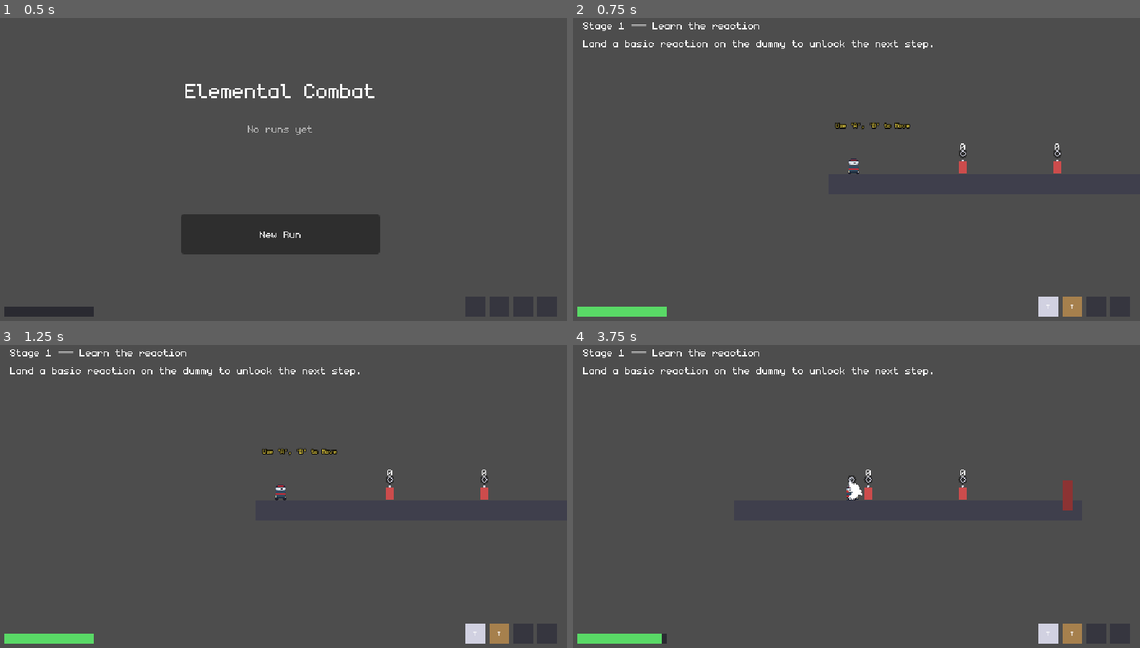
Above: before the commit, frames 1-4 (two rows, left to right).
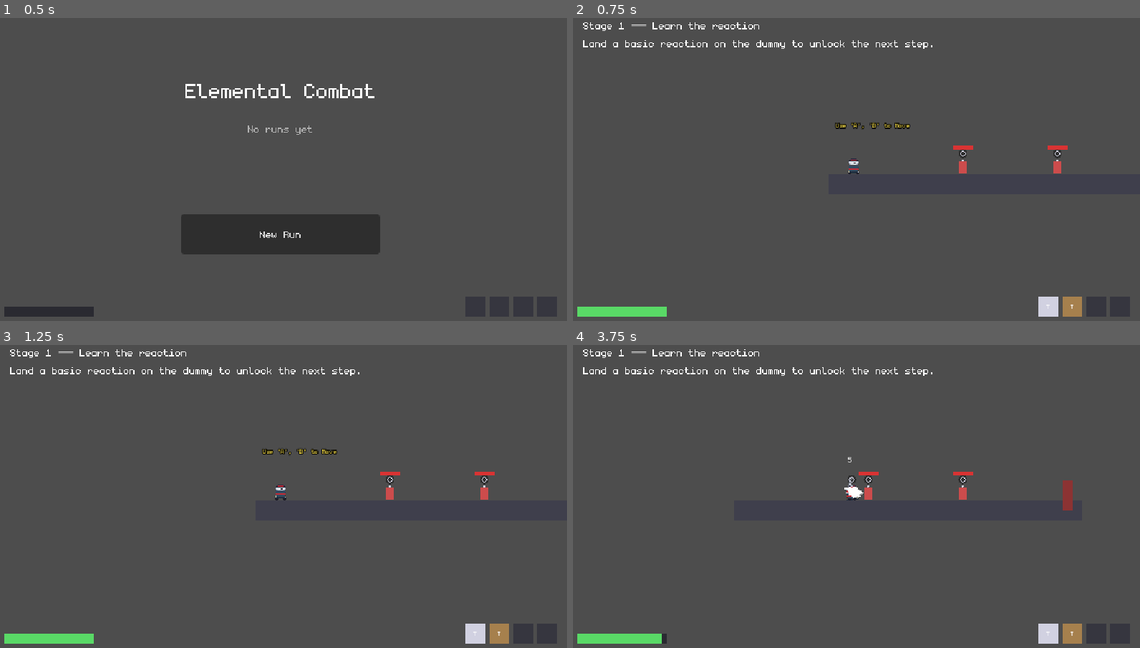
Above: after the commit, the same moments.

Repository: dry700/Elemental-Combat
Game: Godot game, scene res://scenes/ui/main_menu.tscn
Two runs of this game, one before a commit and one after it. Both use one fixed random seed, a clock stepped at 60 frames per second and the inputs below.
Inputs (mouse positions are in pixels of both pictures, inside the frame that each line leads up to):
- Up to frame 1 (0.5 s): no input
- Up to frame 2 (0.75 s): click "New Run" at 0.5 s
- Up to frame 3 (1.25 s): no input
- Up to frame 4 (3.75 s): tap Enter at 1.25 s; move the mouse to (981, 475) at 1.27 s; hold D (move_right) 1.28-2 s; click (981, 475) at 1.35 s; tap Space (jump) at 1.52 s; drag from (737, 508) to (947, 493) at 2.02 s; move the mouse to (913, 420) at 2.77 s; hold D (move_right) 2.78-3.5 s; tap Shift (dodge) at 2.85 s; drag from (822, 557) to (873, 493) at 3.52 s

Frame 1 is identical in both runs. In frame 2, 0.1% of the frame differs, in the area x 67-88%, y 41-44%; in frame 3, less than 0.1%; in frame 4, 0.2%, in the area x 47-71%, y 36-52%.

Commit message:
feat: replace damage label with health bar and pop damage numbers

Diff:
--- a/scenes/enemies/boss.gd
+++ b/scenes/enemies/boss.gd
@@ -30,7 +30,8 @@
 @onready var hurtbox: Hurtbox = $Hurtbox
 @onready var visual_polygon: Polygon2D = $PlaceholderVisual
 @onready var visual: SpriteVisual = $SpriteVisual
-@onready var damage_label: Label = $DamageLabel
+const DamagePopup = preload("res://scripts/ui/damage_number.gd")
+@onready var health_bar: ProgressBar = $HealthBar
 
 var elemental := ElementalCombatant.new()
 var combat_ai: EnemyCombatAI
@@ -58,6 +59,7 @@
 	elemental.apply_starting_status(boss_stats.element, boss_stats.innate_charge if "innate_charge" in boss_stats else 1)
 
 	_current_health = boss_stats.max_health
+	health_bar.value = 100.0
 	add_to_group("enemies")  ## Same group RoomController waits on for a normal enemy.
 	add_to_group("bosses")   ## Lets Hud find this specifically, separate from ordinary enemies.
 	combat_ai = EnemyCombatAI.new()
@@ -122,12 +124,14 @@
 func _apply_damage(amount: float) -> void:
 	var mitigated := elemental.mitigate_damage(amount)
 	_total_damage_taken += mitigated
-	damage_label.text = str(int(_total_damage_taken))
+	DamagePopup.spawn(self, mitigated, Vector2(0, -10))
 	_flash()
 	if _is_dead:
 		return
 
 	_current_health -= mitigated
+	if boss_stats != null:
+		health_bar.value = (_current_health / boss_stats.max_health) * 100.0
 	if _current_health <= 0.0:
 		_die()
 		return
@@ -169,7 +173,7 @@
 	_is_dead = true
 	hurtbox.invulnerable = true
 	visual.set_tint(DEATH_TINT)
-	damage_label.text = "X"
+	health_bar.visible = false
 	if boss_stats != null and boss_stats.element != Elements.NONE:
 		var rune := RunePickup.new()
 		rune.set_rune(RuneRoller.default().roll(RunePickup.roll_spirit_element(boss_stats.element), RuneData.Target.WEAPON))
--- a/scenes/enemies/boss.tscn
+++ b/scenes/enemies/boss.tscn
@@ -3,6 +3,12 @@
 [ext_resource type="Script" uid="uid://b3r7uu0u6b4of" path="res://scenes/enemies/boss.gd" id="1_boss"]
 [ext_resource type="Script" uid="uid://ws5ijxpff2d5" path="res://scripts/combat/hurtbox.gd" id="2_hurtbox"]
 [ext_resource type="Script" uid="uid://dt3h3wgas43p5" path="res://scripts/visuals/sprite_visual.gd" id="3_sprite_visual"]
+
+[sub_resource type="StyleBoxFlat" id="StyleBoxFlat_bg"]
+bg_color = Color(0.15, 0.15, 0.15, 1)
+
+[sub_resource type="StyleBoxFlat" id="StyleBoxFlat_fill"]
+bg_color = Color(0.85, 0.2, 0.2, 1)
 
 [sub_resource type="RectangleShape2D" id="RectangleShape2D_boss"]
 size = Vector2(16, 24)
@@ -31,10 +37,12 @@
 [node name="CollisionShape2D" type="CollisionShape2D" parent="Hurtbox" unique_id=2080768499]
 shape = SubResource("RectangleShape2D_boss")
 
-[node name="DamageLabel" type="Label" parent="." unique_id=1645317170]
+[node name="HealthBar" type="ProgressBar" parent="." unique_id=1645317170]
 offset_left = -15.0
-offset_top = -34.0
+offset_top = -28.0
 offset_right = 15.0
 offset_bottom = -24.0
-text = "0"
-horizontal_alignment = 1
+theme_override_styles/background = SubResource("StyleBoxFlat_bg")
+theme_override_styles/fill = SubResource("StyleBoxFlat_fill")
+value = 100.0
+show_percentage = false
--- a/scenes/enemies/patrol_dummy.gd
+++ b/scenes/enemies/patrol_dummy.gd
@@ -22,7 +22,8 @@
 @onready var hurtbox: Hurtbox = $Hurtbox
 @onready var visual_polygon: Polygon2D = $PlaceholderVisual
 @onready var visual: SpriteVisual = $SpriteVisual
-@onready var damage_label: Label = $DamageLabel
+const DamagePopup = preload("res://scripts/ui/damage_number.gd")
+@onready var health_bar: ProgressBar = $HealthBar
 
 var elemental := ElementalCombatant.new()
 var combat_ai: EnemyCombatAI
@@ -54,12 +55,15 @@
 	if enemy_stats != null:
 		elemental.cc_resistance.configure(enemy_stats.cc_free_hits, enemy_stats.cc_window_seconds)
 		_current_health = enemy_stats.max_health
+		health_bar.value = 100.0
 		add_to_group("enemies")
 		combat_ai = EnemyCombatAI.new()
 		combat_ai.stats = enemy_stats
 		combat_ai.can_chase = true
 		add_child(combat_ai)
 		combat_ai.telegraph_started.connect(_on_telegraph_started)
+	else:
+		health_bar.visible = false
 
 
 func _physics_process(delta: float) -> void:
@@ -139,10 +143,11 @@
 func _apply_damage(amount: float) -> void:
 	var mitigated := elemental.mitigate_damage(amount)
 	_total_damage_taken += mitigated
-	damage_label.text = str(int(_total_damage_taken))
+	DamagePopup.spawn(self, mitigated, Vector2(0, -10))
 	_flash()
 	if enemy_stats != null and not _is_dead:
 		_current_health -= mitigated
+		health_bar.value = (_current_health / enemy_stats.max_health) * 100.0
 		if _current_health <= 0.0:
 			_die()
 
@@ -154,7 +159,7 @@
 	_is_dead = true
 	hurtbox.invulnerable = true
 	visual.set_tint(DEATH_TINT)
-	damage_label.text = "X"
+	health_bar.visible = false
 	if enemy_stats != null and enemy_stats.element != Elements.NONE:
 		var rune := RunePickup.new()
 		rune.set_rune(RuneRoller.default().roll(RunePickup.roll_spirit_element(enemy_stats.element), RuneData.Target.WEAPON))
--- a/scenes/enemies/patrol_dummy.tscn
+++ b/scenes/enemies/patrol_dummy.tscn
@@ -3,6 +3,12 @@
 [ext_resource type="Script" uid="uid://3x11vij7pkew" path="res://scenes/enemies/patrol_dummy.gd" id="1_patrol"]
 [ext_resource type="Script" uid="uid://ws5ijxpff2d5" path="res://scripts/combat/hurtbox.gd" id="2_hurtbox"]
 [ext_resource type="Script" path="res://scripts/visuals/sprite_visual.gd" id="3_sprite_visual"]
+
+[sub_resource type="StyleBoxFlat" id="StyleBoxFlat_bg"]
+bg_color = Color(0.15, 0.15, 0.15, 1)
+
+[sub_resource type="StyleBoxFlat" id="StyleBoxFlat_fill"]
+bg_color = Color(0.85, 0.2, 0.2, 1)
 
 [sub_resource type="RectangleShape2D" id="RectangleShape2D_patrol"]
 size = Vector2(8, 12)
@@ -37,10 +43,12 @@
 [node name="CollisionShape2D" type="CollisionShape2D" parent="Hurtbox" unique_id=158602311]
 shape = SubResource("RectangleShape2D_patrol")
 
-[node name="DamageLabel" type="Label" parent="." unique_id=1457175515]
+[node name="HealthBar" type="ProgressBar" parent="." unique_id=1457175515]
 offset_left = -10.0
-offset_top = -28.0
+offset_top = -22.0
 offset_right = 10.0
 offset_bottom = -18.0
-text = "0"
-horizontal_alignment = 1
+theme_override_styles/background = SubResource("StyleBoxFlat_bg")
+theme_override_styles/fill = SubResource("StyleBoxFlat_fill")
+value = 100.0
+show_percentage = false
--- a/scenes/enemies/test_dummy.gd
+++ b/scenes/enemies/test_dummy.gd
@@ -22,7 +22,8 @@
 @onready var hurtbox: Hurtbox = $Hurtbox
 @onready var visual_polygon: Polygon2D = $PlaceholderVisual
 @onready var visual: SpriteVisual = $SpriteVisual
-@onready var damage_label: Label = $DamageLabel
+const DamagePopup = preload("res://scripts/ui/damage_number.gd")
+@onready var health_bar: ProgressBar = $HealthBar
 
 var elemental := ElementalCombatant.new()
 var combat_ai: EnemyCombatAI
@@ -51,12 +52,15 @@
 	if enemy_stats != null:
 		elemental.cc_resistance.configure(enemy_stats.cc_free_hits, enemy_stats.cc_window_seconds)
 		_current_health = enemy_stats.max_health
+		health_bar.value = 100.0
 		add_to_group("enemies")  ## RoomController polls this group to know when a room is cleared.
 		combat_ai = EnemyCombatAI.new()
 		combat_ai.stats = enemy_stats
 		combat_ai.can_chase = false
 		add_child(combat_ai)
 		combat_ai.telegraph_started.connect(_on_telegraph_started)
+	else:
+		health_bar.visible = false
 
 
 func _physics_process(delta: float) -> void:
@@ -100,10 +104,11 @@
 func _apply_damage(amount: float) -> void:
 	var mitigated := elemental.mitigate_damage(amount)
 	_total_damage_taken += mitigated
-	damage_label.text = str(int(_total_damage_taken))
+	DamagePopup.spawn(self, mitigated, Vector2(0, -10))
 	_flash()
 	if enemy_stats != null and not _is_dead:
 		_current_health -= mitigated
+		health_bar.value = (_current_health / enemy_stats.max_health) * 100.0
 		if _current_health <= 0.0:
 			_die()
 
@@ -115,7 +120,7 @@
 	_is_dead = true
 	hurtbox.invulnerable = true  ## Existing flag on Hurtbox — no new mechanism needed.
 	visual.set_tint(DEATH_TINT)
-	damage_label.text = "X"
+	health_bar.visible = false
 	if enemy_stats != null and enemy_stats.element != Elements.NONE:
 		var rune := RunePickup.new()
 		rune.set_rune(RuneRoller.default().roll(RunePickup.roll_spirit_element(enemy_stats.element), RuneData.Target.WEAPON))
--- a/scenes/enemies/test_dummy.tscn
+++ b/scenes/enemies/test_dummy.tscn
@@ -1,8 +1,14 @@
-[gd_scene load_steps=4 format=3]
+[gd_scene load_steps=6 format=3]
 
 [ext_resource type="Script" path="res://scenes/enemies/test_dummy.gd" id="1_dummy"]
 [ext_resource type="Script" path="res://scripts/combat/hurtbox.gd" id="2_hurtbox"]
 [ext_resource type="Script" path="res://scripts/visuals/sprite_visual.gd" id="3_sprite_visual"]
+
+[sub_resource type="StyleBoxFlat" id="StyleBoxFlat_bg"]
+bg_color = Color(0.15, 0.15, 0.15, 1)
+
+[sub_resource type="StyleBoxFlat" id="StyleBoxFlat_fill"]
+bg_color = Color(0.85, 0.2, 0.2, 1)
 
 [sub_resource type="RectangleShape2D" id="RectangleShape2D_dummy"]
 size = Vector2(8, 12)
@@ -33,10 +39,12 @@
 [node name="CollisionShape2D" type="CollisionShape2D" parent="Hurtbox"]
 shape = SubResource("RectangleShape2D_dummy")
 
-[node name="DamageLabel" type="Label" parent="."]
+[node name="HealthBar" type="ProgressBar" parent="."]
 offset_left = -10.0
-offset_top = -28.0
+offset_top = -22.0
 offset_right = 10.0
 offset_bottom = -18.0
-horizontal_alignment = 1
-text = "0"
+theme_override_styles/background = SubResource("StyleBoxFlat_bg")
+theme_override_styles/fill = SubResource("StyleBoxFlat_fill")
+value = 100.0
+show_percentage = false
--- a/scenes/player/player.gd
+++ b/scenes/player/player.gd
@@ -26,6 +26,8 @@
 ## "loss" case to log; nothing in this project previously did anything
 ## when the player's health hit zero).
 signal died
+
+const DamagePopup = preload("res://scripts/ui/damage_number.gd")
 
 ## --- Movement tuning (starting points) ---
 @export var max_speed: float = 110.0
@@ -683,7 +685,9 @@
 func _apply_damage(amount: float) -> void:
 	if _is_dead:
 		return
-	current_health = maxf(current_health - elemental.mitigate_damage(amount), 0.0)
+	var mitigated = elemental.mitigate_damage(amount)
+	DamagePopup.spawn(self, mitigated, Vector2(0, -10))
+	current_health = maxf(current_health - mitigated, 0.0)
 	if current_health <= 0.0:
 		_die()
 
--- /dev/null
+++ b/scripts/ui/damage_number.gd
@@ -0,0 +1,23 @@
+class_name DamageNumber
+extends RefCounted
+
+static func spawn(parent: Node2D, amount: float, start_pos: Vector2) -> void:
+	if amount <= 0:
+		return
+	var lbl := Label.new()
+	lbl.text = str(int(amount))
+	# Critical hits or high damage could be colored differently, we'll keep it simple:
+	lbl.add_theme_color_override("font_color", Color.WHITE)
+	lbl.add_theme_font_size_override("font_size", 12)
+	lbl.horizontal_alignment = HORIZONTAL_ALIGNMENT_CENTER
+	lbl.grow_horizontal = Control.GROW_DIRECTION_BOTH
+
+	var offset_x = randf_range(-12, 12)
+	var offset_y = randf_range(-20, -10)
+	lbl.position = start_pos + Vector2(offset_x, offset_y)
+	parent.add_child(lbl)
+
+	var tween := parent.create_tween()
+	tween.tween_property(lbl, "position:y", lbl.position.y - 25.0, 0.8).set_ease(Tween.EASE_OUT).set_trans(Tween.TRANS_CUBIC)
+	tween.parallel().tween_property(lbl, "modulate:a", 0.0, 0.8).set_ease(Tween.EASE_IN).set_delay(0.3)
+	tween.tween_callback(lbl.queue_free)
